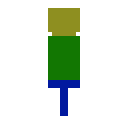
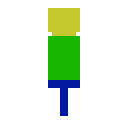
Layers edited between the first and the second 128x128 image:
painted on "Layer 1" over 48, 8, 80, 80
